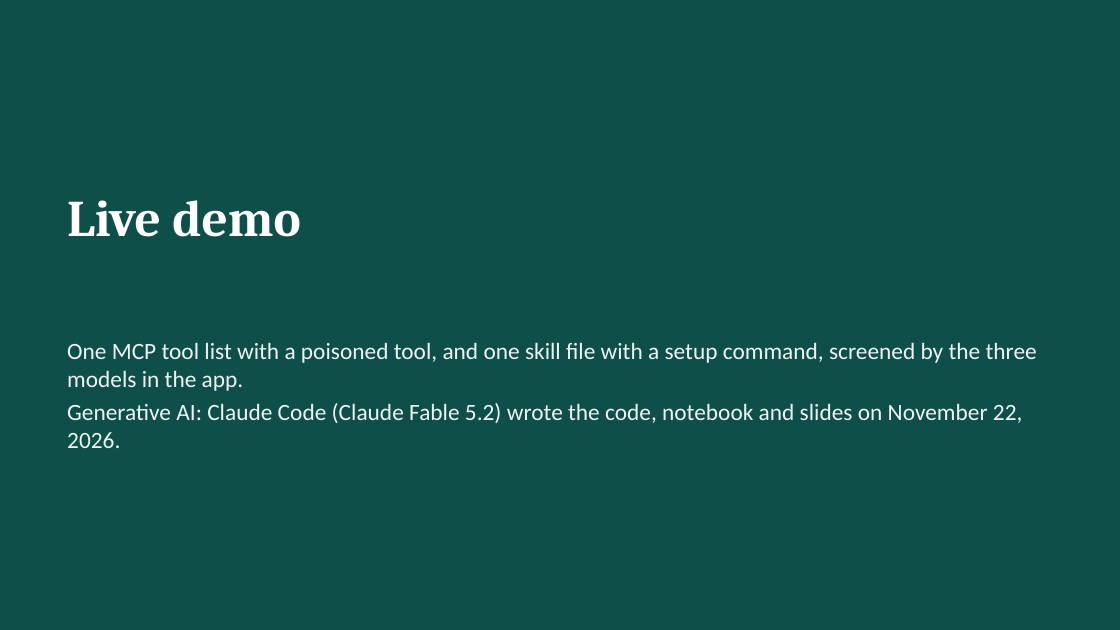
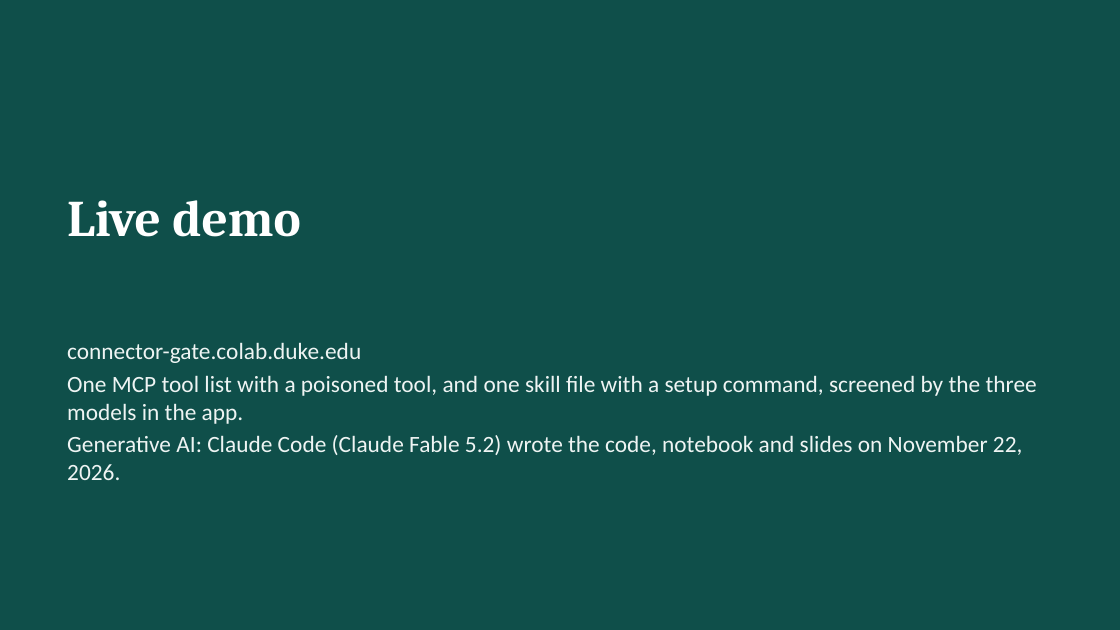
Before and after one commit to jonasneves/connector-gate, a slide deck: slide 10 of slides.pptx. Drawn at 1120x630 pixels with LibreOffice and Linux fonts; fonts in the diff are those of the drawing. Boxes give left, top, right and bottom in pixels: in the first picture for what was removed or moved away, otherwise in the second. Text is boxed around its words. In the diff, an @@ line names an element or a change of style, - is before the commit and + after.

```diff
--- a/slides.pptx
+++ b/slides.pptx
@@ text at (67,342,361,363): paragraph added @@
+connector-gate.colab.duke.edu
```
Also in this commit, not shown: 7 other files.
